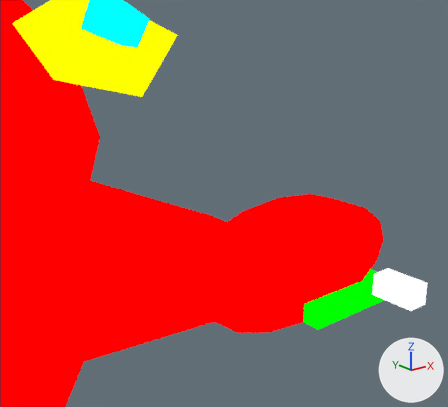
An edit to the Blender file assets-source/blender/dinos/stegosaurus.blend, drawn before and after from the same camera.
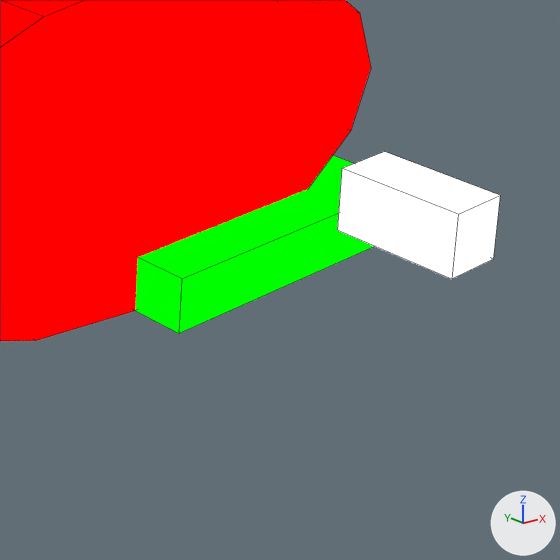
Old and new are each drawn from a 50 mm lens placed at (47.54, -23.24, 22.88), pointed at (63.22, -3.66, 15.04) and again close up on the part from 57% to 100% of the width and 53% to 100% of the height. Lighting does not change. The marker at lower right points along +X, +Y and +Z. The first two pictures are the older version. The close-ups show mesh edges as thin lines.

Before the edit, the objects in view are built like this:
```python
me_dinotycoon_stegosaurus_pose0_eye = bpy.data.meshes.new('DinoTycoon_stegosaurus_Pose0_eye')
me_dinotycoon_stegosaurus_pose0_eye.from_pydata(...)  # a box spanning x 68.0..69.0, y -10.0..-8.0, z 11.0..12.0
me_dinotycoon_stegosaurus_pose0_eye.materials.append(mat_dinotycoon_role_e)  # white #ffffff
me_dinotycoon_stegosaurus_pose0_head = bpy.data.meshes.new('DinoTycoon_stegosaurus_Pose0_head')
me_dinotycoon_stegosaurus_pose0_head.from_pydata(...)  # a 16-sided cylinder along y spanning x 62.0..74.0, y -4.0..-2.0, z 8.0..14.0
me_dinotycoon_stegosaurus_pose0_head.materials.append(mat_dinotycoon_role_b)  # red #ff0000
me_dinotycoon_stegosaurus_pose0_jaw = bpy.data.meshes.new('DinoTycoon_stegosaurus_Pose0_jaw')
me_dinotycoon_stegosaurus_pose0_jaw.from_pydata(...)  # a box spanning x 68.0..74.0, y -5.0..-3.0, z 8.0..9.0
me_dinotycoon_stegosaurus_pose0_jaw.materials.append(mat_dinotycoon_role_d)  # green #00ff00
ob_dinotycoon_stegosaurus_pose0_eye = bpy.data.objects.new('DinoTycoon_stegosaurus_Pose0_eye', me_dinotycoon_stegosaurus_pose0_eye)
ob_dinotycoon_stegosaurus_pose0_eye.location = (0.0, 0.0, 0.0)
ob_dinotycoon_stegosaurus_pose0_head = bpy.data.objects.new('DinoTycoon_stegosaurus_Pose0_head', me_dinotycoon_stegosaurus_pose0_head)
ob_dinotycoon_stegosaurus_pose0_head.location = (0.0, 0.0, 0.0)
ob_dinotycoon_stegosaurus_pose0_jaw = bpy.data.objects.new('DinoTycoon_stegosaurus_Pose0_jaw', me_dinotycoon_stegosaurus_pose0_jaw)
ob_dinotycoon_stegosaurus_pose0_jaw.location = (0.0, 0.0, 0.0)
```
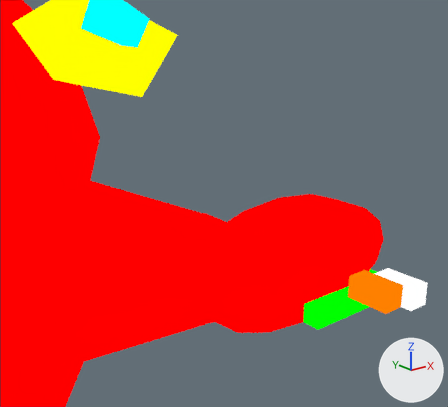
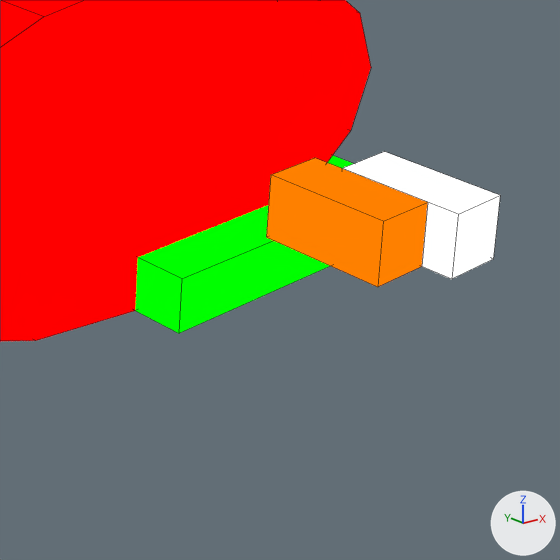
What differs and where, as boxes [x1, y1, x2, y2] in the close-ups (560 x 560 px):
'DinoTycoon_stegosaurus_Pose0_eye_white', added (orange)
    after: [266, 158, 428, 287]

The edits, one by one:
Material 'DinoTycoon_Role_Y' (mat_dinotycoon_role_y) is new.
Its base color is (1.0, 0.216, 0.0) (orange #ff8000).
Mesh me_dinotycoon_stegosaurus_pose0_eye_white is new.
It is a box spanning x 67.0..68.0, y -9.5..-7.5, z 11.0..12.0.
It uses material mat_dinotycoon_role_y (orange #ff8000).
Object 'DinoTycoon_stegosaurus_Pose0_eye_white' (ob_dinotycoon_stegosaurus_pose0_eye_white) is new; it shows me_dinotycoon_stegosaurus_pose0_eye_white.
Its location is (0.0, 0.0, 0.0).
